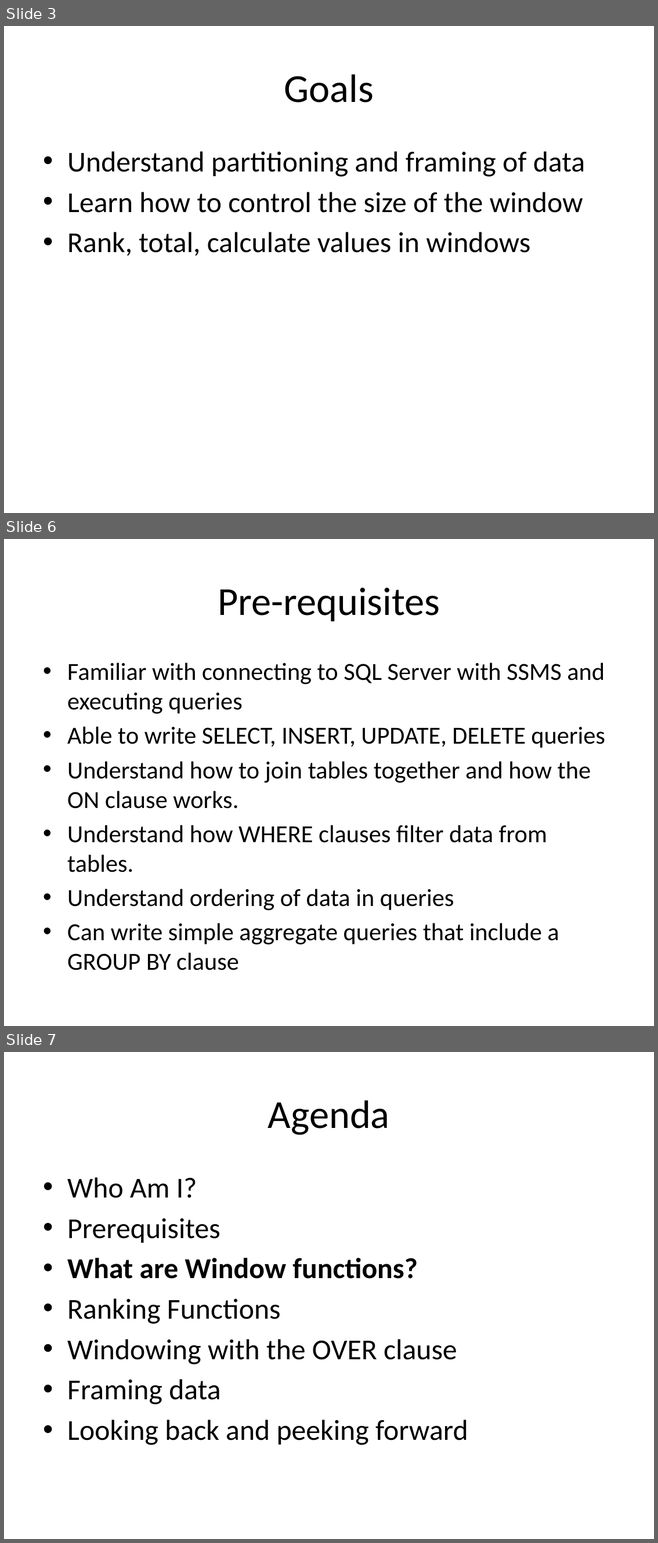
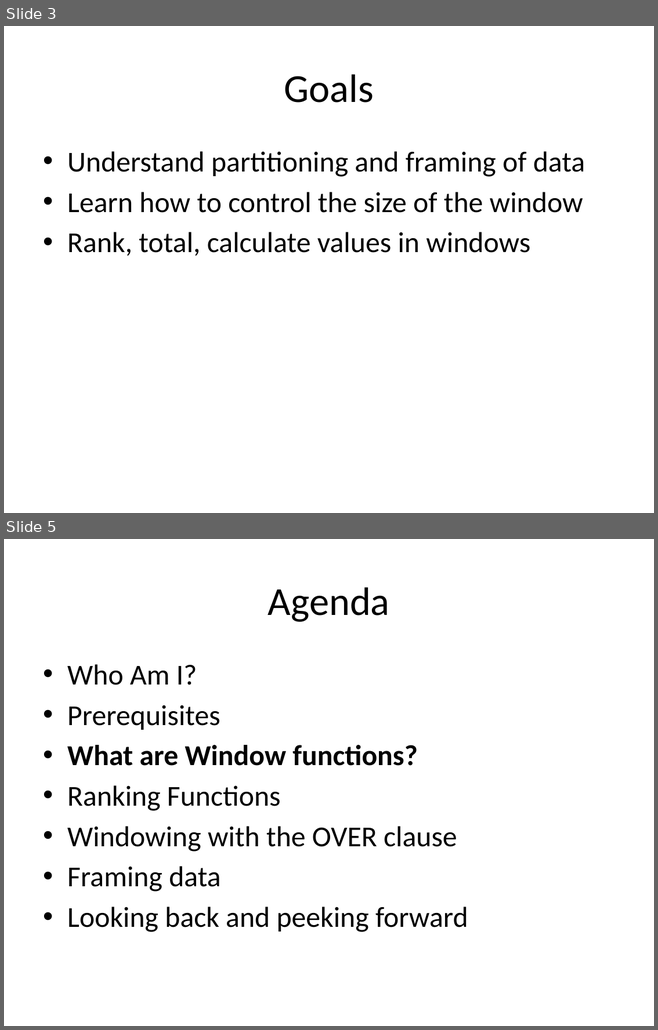
Before and after one commit to reachanu21/T-SQLWindowing, a slide deck: Presentation/TSQL_Windowing.pptx. Shown one above the other, each under a label of ours: slides 3, 6 and 7 before the commit, slides 3 and 5 after it; the slides between them are not shown. The pictures are 658x1543 and 658x1030 pixels, drawn with LibreOffice and Linux fonts; fonts in the diff are those of the drawing. Boxes give left, top, right and bottom in pixels: in the first picture for what was removed or moved away, otherwise in the second. Text is boxed around its words. In the diff, an @@ line names an element or a change of style, - is before the commit and + after.

```diff
--- a/Presentation/TSQL_Windowing.pptx
+++ b/Presentation/TSQL_Windowing.pptx
@@ slide 6 removed at (4, 539, 654, 1026), background #FFFFFF @@
@@ title removed at (217, 588, 440, 621) @@
-Pre-requisites
@@ text removed at (67, 663, 605, 971) @@
-• Familiar with connecting to SQL Server with SSMS and executing queries
-• Able to write SELECT, INSERT, UPDATE, DELETE queries
-• Understand how to join tables together and how the ON clause works.
-• Understand how WHERE clauses filter data from tables.
-• Understand ordering of data in queries
-• Can write simple aggregate queries that include a GROUP BY clause
@@ what was slide 7 is now slide 5 @@
```
Also in this commit, not shown: 9 slides changed, 5 slides added.
